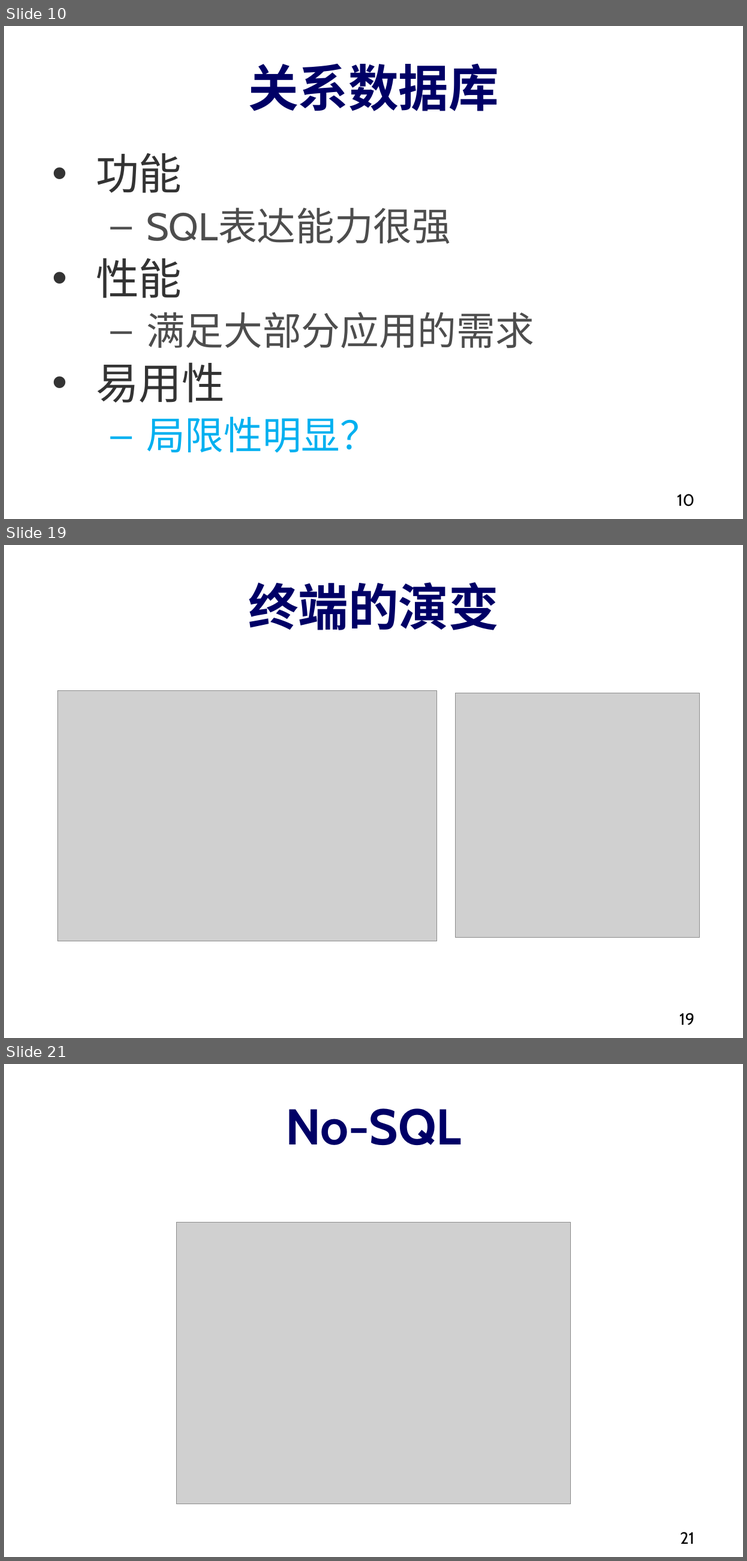
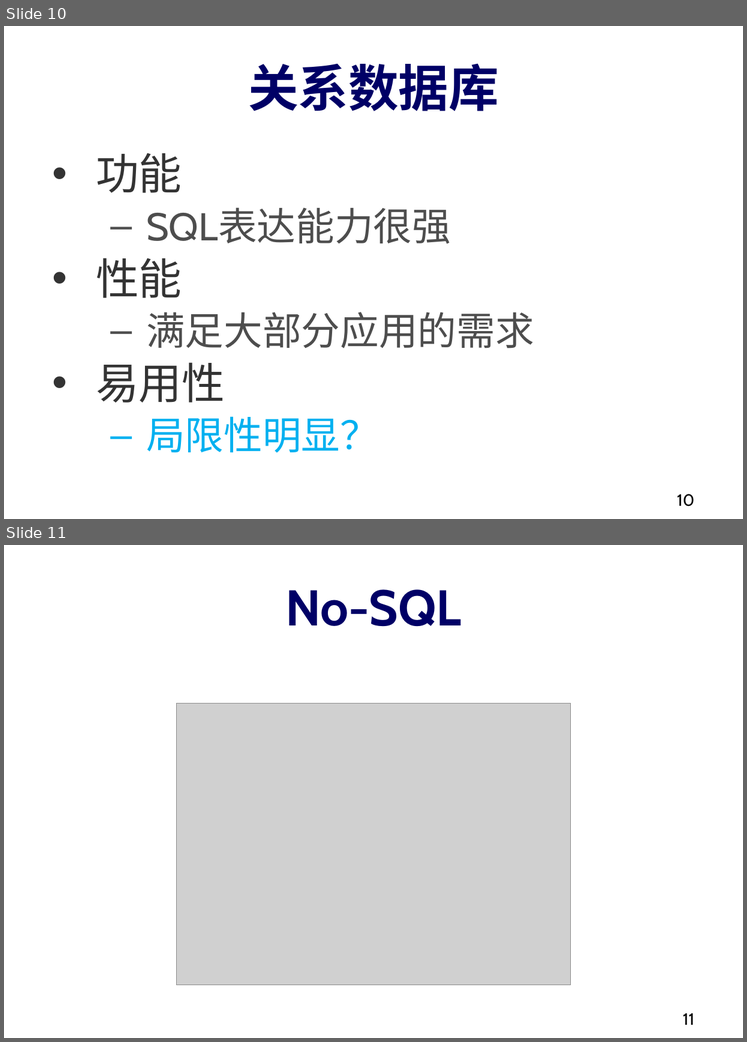
Before and after one commit to dase314/dase314.github.io, a slide deck: files/W1-Intro.pptx. Shown one above the other, each under a label of ours: slides 10, 19 and 21 before the commit, slides 10 and 11 after it; the slides between them are not shown. The pictures are 747x1561 and 747x1042 pixels, drawn with LibreOffice and Linux fonts; fonts in the diff are those of the drawing; grey boxes stand for pictures. Boxes give left, top, right and bottom in pixels: in the first picture for what was removed or moved away, otherwise in the second. Text is boxed around its words. In the diff, an @@ line names an element or a change of style, - is before the commit and + after.

```diff
--- a/files/W1-Intro.pptx
+++ b/files/W1-Intro.pptx
@@ slide 19 removed at [4,545,743,1038], background #FFFFFF @@
@@ title removed at [248,582,499,630] @@
-终端的演变
@@ picture removed at [58,691,437,941] @@
@@ picture removed at [455,693,699,937] @@
@@ page number removed at [680,1012,695,1024] @@
-19
@@ what was slide 21 is now slide 11 @@
@@ page number at [683,1013,695,1024]: text changed @@
-21
+11
```
Also in this commit, not shown: 2 slides changed, 1 slide added, 9 other slides removed, 6 other files.
